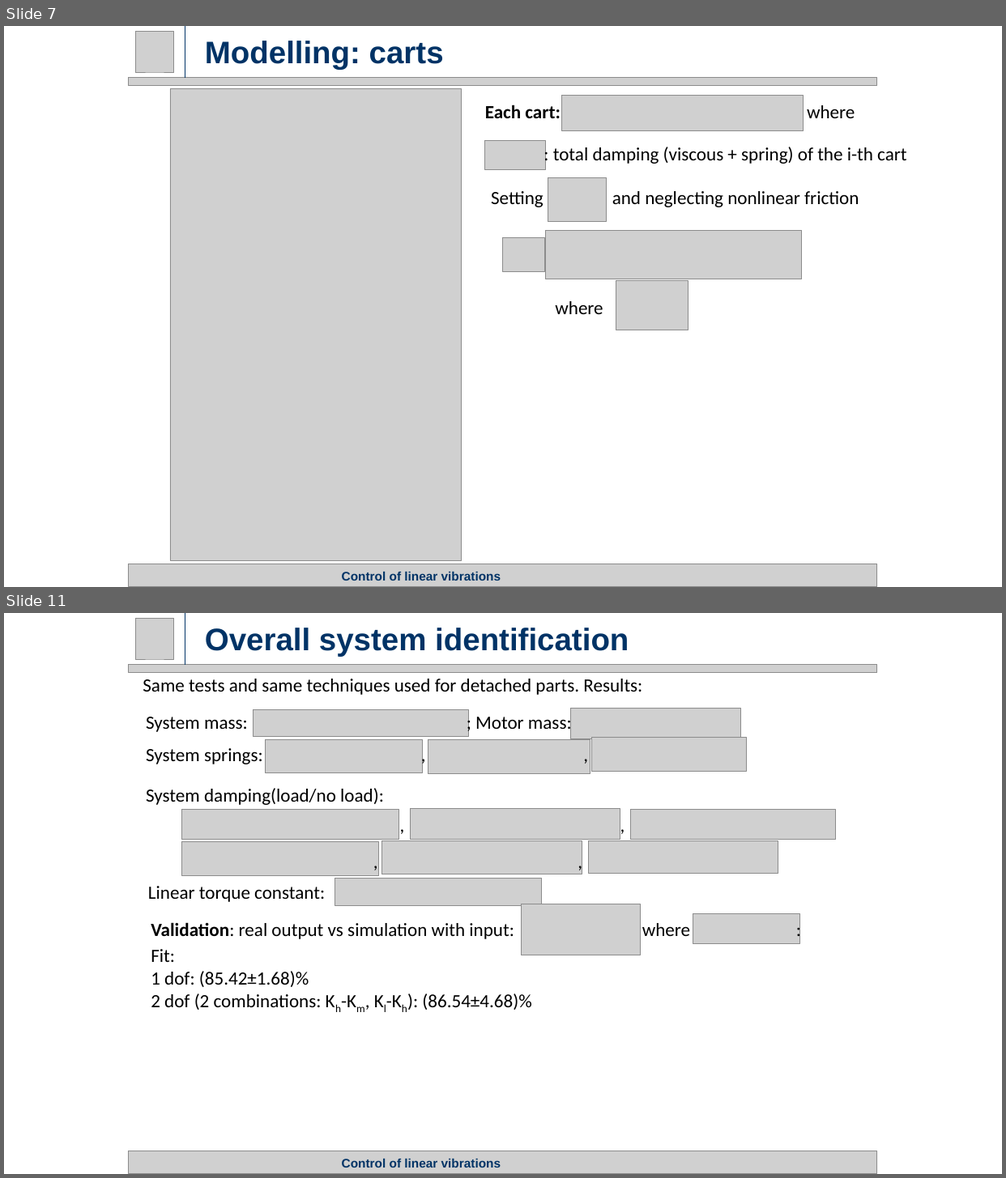
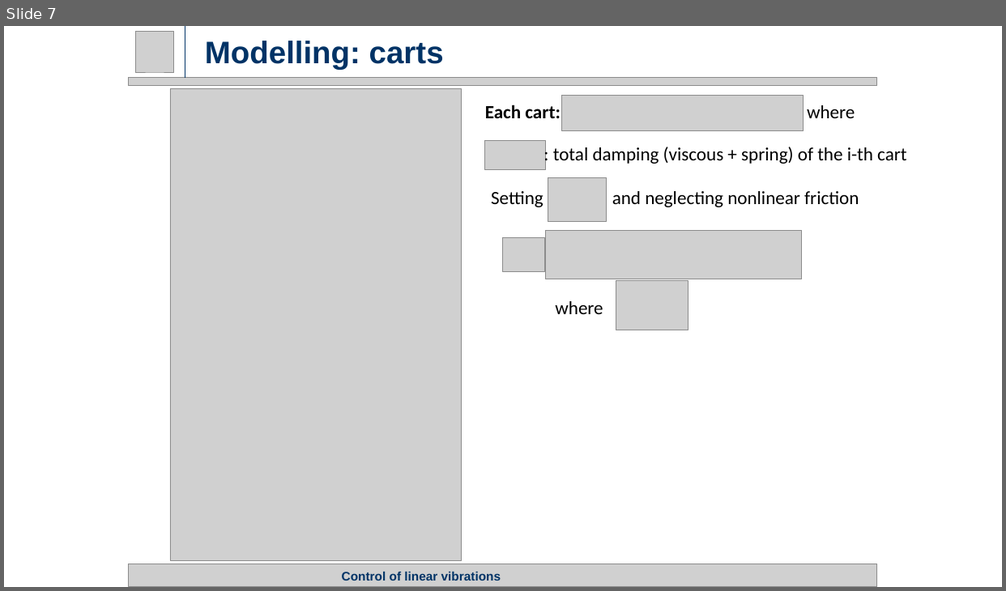
Before and after one commit to rssalessio/Control-Linear-Vibrations, a slide deck: finalPresentation/Part 1/Part1.pptx. Shown one above the other, each under a label of ours: slides 7 and 11 before the commit, slide 7 after it; the slides between them are not shown. The pictures are 1006x1178 and 1006x591 pixels, drawn with LibreOffice and Linux fonts; fonts in the diff are those of the drawing; grey boxes stand for pictures. Boxes give left, top, right and bottom in pixels: in the first picture for what was removed or moved away, otherwise in the second. Text is boxed around its words. In the diff, an @@ line names an element or a change of style, - is before the commit and + after.

```diff
--- a/finalPresentation/Part 1/Part1.pptx
+++ b/finalPresentation/Part 1/Part1.pptx
@@ slide 11 removed at <box>4,613,1002,1174</box>, background #FFFFFF @@
@@ picture removed at <box>136,618,174,659</box> @@
@@ line removed from (185, 665) to (185, 613) @@
@@ title removed at <box>205,628,629,656</box> @@
-Overall system identification
@@ picture removed at <box>129,665,878,673</box> @@
@@ text removed at <box>143,679,642,695</box> @@
-Same tests and same techniques used for detached parts. Results:
@@ picture removed at <box>253,709,469,736</box> @@
@@ picture removed at <box>571,708,740,739</box> @@
@@ text removed at <box>146,713,572,734</box> @@
-System mass: ; Motor mass:
@@ text removed at <box>146,748,263,764</box> @@
-System springs: , ,
@@ picture removed at <box>266,739,422,773</box> @@
@@ picture removed at <box>428,739,590,773</box> @@
@@ picture removed at <box>592,737,748,771</box> @@
@@ text removed at <box>146,788,384,805</box> @@
-System damping(load/no load):
@@ picture removed at <box>182,810,399,840</box> @@
@@ text removed at <box>388,810,634,840</box> @@
-, ,
@@ picture removed at <box>410,809,620,839</box> @@
@@ picture removed at <box>631,810,836,840</box> @@
@@ picture removed at <box>182,842,379,875</box> @@
@@ text removed at <box>365,845,676,875</box> @@
-, ,
@@ picture removed at <box>382,841,582,875</box> @@
@@ picture removed at <box>589,841,778,874</box> @@
@@ picture removed at <box>335,879,542,905</box> @@
@@ text removed at <box>148,886,325,902</box> @@
-Linear torque constant:
@@ text removed at <box>151,922,690,939</box> @@
-Validation: real output vs simulation with input: where :
@@ picture removed at <box>522,905,641,955</box> @@
@@ picture removed at <box>693,914,800,944</box> @@
@@ text removed at <box>151,949,531,1010</box> @@
-Fit:
-1 dof: (85.42±1.68)%
-2 dof (2 combinations: Kh-Km, Kl-Kh): (86.54±4.68)%
@@ picture removed at <box>129,1152,878,1174</box> @@
@@ title removed at <box>342,1159,501,1168</box> @@
-Control of linear vibrations
```
Also in this commit, not shown: 2 slides changed, 2 slides added, 2 other slides removed.
